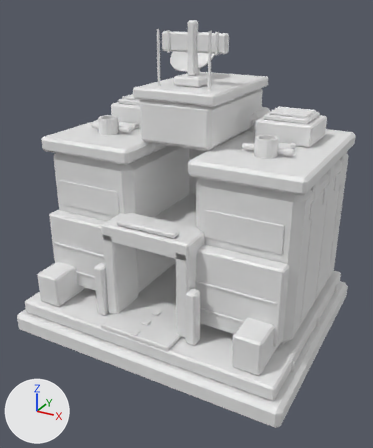
An edit to the glTF model assets/source/buildings/directorate/sources/command_core/command_core_assembled_lod0.gltf, drawn before and after from the same camera.
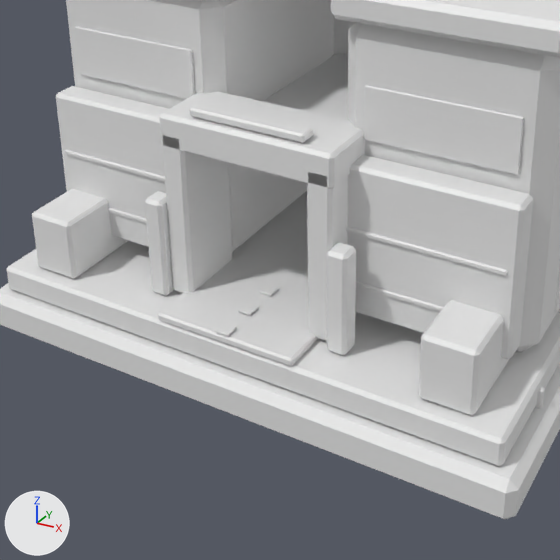
There are two pictures of each version: one whole from a camera (50 mm lens) standing at (0.808, -1.57, 0.626) and looking at (0.014, -0.126, -0.097), one close up on the part from 6% to 81% of the width and 37% to 100% of the height. Lighting does not change. The marker at lower left points along +X, +Y and +Z. The older version's two pictures come first. Vertices at exactly the same position are counted once.

In view in the first close-up: 'command_core_assembled_lod0'.
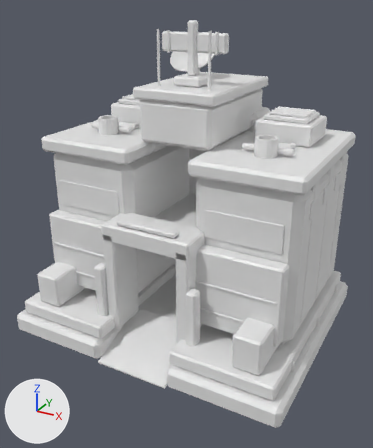
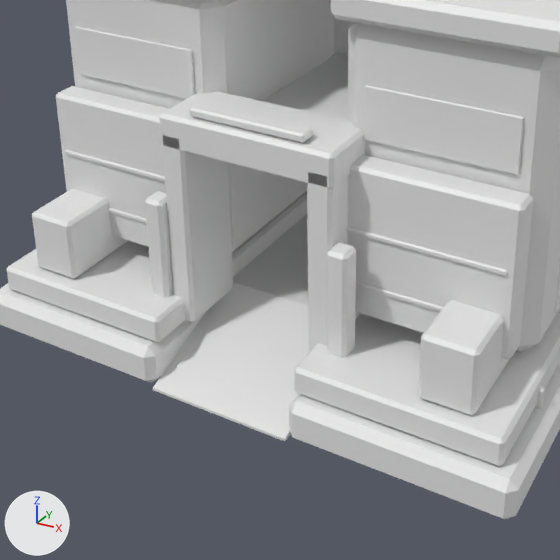
What differs and where, as boxes (x1, y1, x2, y2) in the close-ups (560 x 560 px; the box of a moved part takes in the faces that stretch with it):
part 1 of me_command_core_assembled_lod0, moved or reshaped
    before: (158, 191, 318, 366)
    after: (233, 214, 308, 307)
part 2 of me_command_core_assembled_lod0, deleted
    before: (259, 284, 278, 296)
part 3 of me_command_core_assembled_lod0, deleted
    before: (238, 303, 258, 316)
part 4 of me_command_core_assembled_lod0, deleted
    before: (216, 323, 236, 336)
part 5 of me_command_core_assembled_lod0, cut back
    both: (0, 135, 560, 518)

What changed in the scene script:
```text
Change me_command_core_assembled_lod0:
    used by ob_command_core_assembled_lod0; location = (0.0, 0.0, 0.0)
    remove me_command_core_assembled_lod0.from_pydata(...)  # 2282 vertices, 4188 faces; spans x -0.505..0.505, y -0.48..0.34, z -0.5..0.56
    add me_command_core_assembled_lod0.from_pydata(...)  # 2306 vertices, 4244 faces; spans x -0.505..0.505, y -0.48..0.34, z -0.5..0.56
    me_command_core_assembled_lod0 part 1: the loose piece of 24 vertices spanning x -0.13..0.13, y -0.455..0.125, z -0.375..-0.36 is scaled about its middle by (1, 0.646, 0.733), then moved by (0.0, 0.102, -0.052)
    me_command_core_assembled_lod0 part 2: the loose piece of 24 vertices spanning x -0.012..0.012, y -0.325..-0.3, z -0.358..-0.354 is deleted
    me_command_core_assembled_lod0 part 3: the loose piece of 24 vertices spanning x -0.012..0.012, y -0.39..-0.365, z -0.358..-0.354 is deleted
    me_command_core_assembled_lod0 part 4: the loose piece of 24 vertices spanning x -0.012..0.012, y -0.455..-0.43, z -0.358..-0.354 is deleted
    me_command_core_assembled_lod0 part 5
    32 faces are deleted
    24 vertices in x -0.157..0.157, y -0.38..-0.25, z -0.37..-0.364 move by (0.0, 0.0, -0.055)
    24 vertices in x -0.191..0.191, y -0.395..-0.355, z -0.375..-0.369 move by (0.0, 0.0, -0.05)
    12 vertices in x -0.115..0.115, y 0.122..0.128, z -0.36..-0.359 move by (0.0, 0.0, -0.065)
    44 vertices are added at x -0.13..0.13, y -0.48..0.34, z -0.5..-0.375
    8 new vertices lie (0.347, 0.0, 0.0) away from vertices in x -0.491, y -0.48..0.34, z -0.5..-0.425
    8 new vertices lie (-0.347, 0.0, 0.0) away from vertices in x 0.491, y -0.48..0.34, z -0.5..-0.425
    8 new vertices lie (0.333, 0.0, 0.0) away from vertices in x -0.469, y -0.455..0.315, z -0.425..-0.375
    8 new vertices lie (-0.333, 0.0, 0.0) away from vertices in x 0.469, y -0.455..0.315, z -0.425..-0.375
    10 new vertices lie (0.0, 0.0, 0.047) away from vertices in x -0.13..0.13, y -0.466..0.34, z -0.486
    10 new vertices lie (0.0, 0.0, 0.038) away from vertices in x -0.13..0.13, y -0.449..0.315, z -0.419
    220 new faces join them
```
